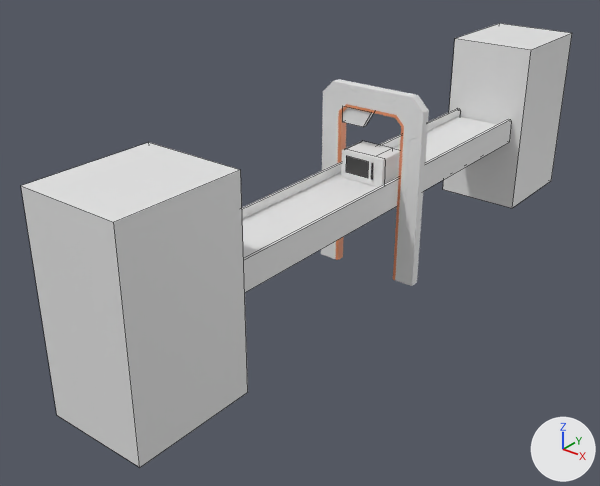
The Blender file D14/D14_D13_D11_Microwave.blend, before and after one commit.
Camera for both pictures: a 50 mm lens placed at (4.45, -6.74, 2.99), pointed at (-0.4, -0.67, -0.77). Every picture has the same lights, and +X, +Y and +Z are marked at lower right. Mesh edges are drawn as thin lines on the coarser meshes.

Script lines for the objects in view, before the commit:
```python
me_cube_002 = bpy.data.meshes.new('Cube.002')
me_cube_002.from_pydata(...)  # 40 vertices, 24 faces; spans x -0.25..0.139, y -0.175..-0.131, z -0.15..0.15
me_cube_002.materials.append(mat_material_001)  # its picture is missing
me_cube_008 = bpy.data.meshes.new('Cube.008')
me_cube_008.from_pydata(...)  # a box spanning x -0.5..0.5, y 2.5..3.7, z -1.0..1.0
me_plane_001 = bpy.data.meshes.new('Plane.001')
me_plane_001.from_pydata([(-0.36, 0.0, 0.76), (0.0, 0.0, 0.76), (-0.36, 0.0, 0.589), (-0.099, 0.0, 0.589)], [], [(2, 3, 1, 0)])
ob_cube_002 = bpy.data.objects.new('Cube.002', me_cube_002)
ob_cube_002.location = (0.0, 0.0, 0.0)
_m = ob_cube_002.modifiers.new('Bevel', 'BEVEL')
_m.width = 0.0015
_m.width_pct = 0.0015
_m.limit_method = 'WEIGHT'
ob_cube_008 = bpy.data.objects.new('Cube.008', me_cube_008)
ob_cube_008.location = (0.0, 0.0, -0.204)
_m = ob_cube_008.modifiers.new('Mirror', 'MIRROR')
_m.use_axis = (False, True, False)
_m.mirror_object = ob_cube_007
ob_plane_001 = bpy.data.objects.new('Plane.001', me_plane_001)
ob_plane_001.location = (0.0, 0.0, -0.204)
_m = ob_plane_001.modifiers.new('Solidify', 'SOLIDIFY')
_m.thickness = 0.06
_m.offset = 0.0
# also in view: 'Cube.007' at (0.0, 0.0, -0.2); 'Cube.006' at (0.0, 0.0, -0.2); 'Plane' at (0.0, 0.0, -0.2)
```
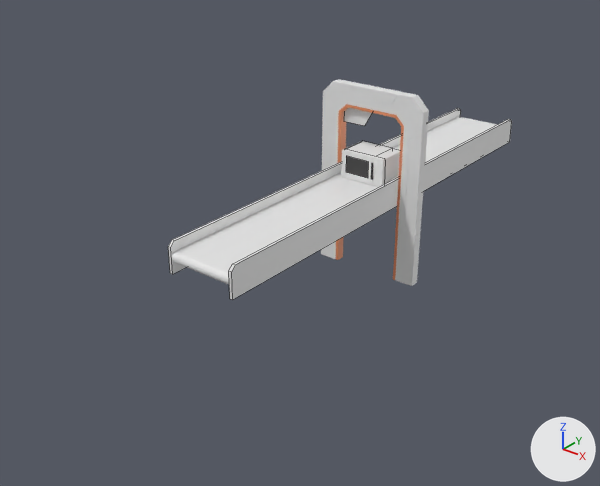
Boxes [x1, y1, x2, y2] around the edits, measured in the pictures (600 x 486 px):
'Cube.008', deleted: before [21, 23, 572, 467]
'Plane.001', modifiers changed (12% narrower): before [342, 108, 374, 127]; after [344, 108, 372, 126]

The change in detail:
Object 'Cube.008' (ob_cube_008) is deleted.
Object 'Plane.001' (ob_plane_001) loses its SOLIDIFY modifier named 'Solidify'.
Modifier setting removed (it was thickness = 0.06).
Modifier setting removed (it was offset = 0.0).
